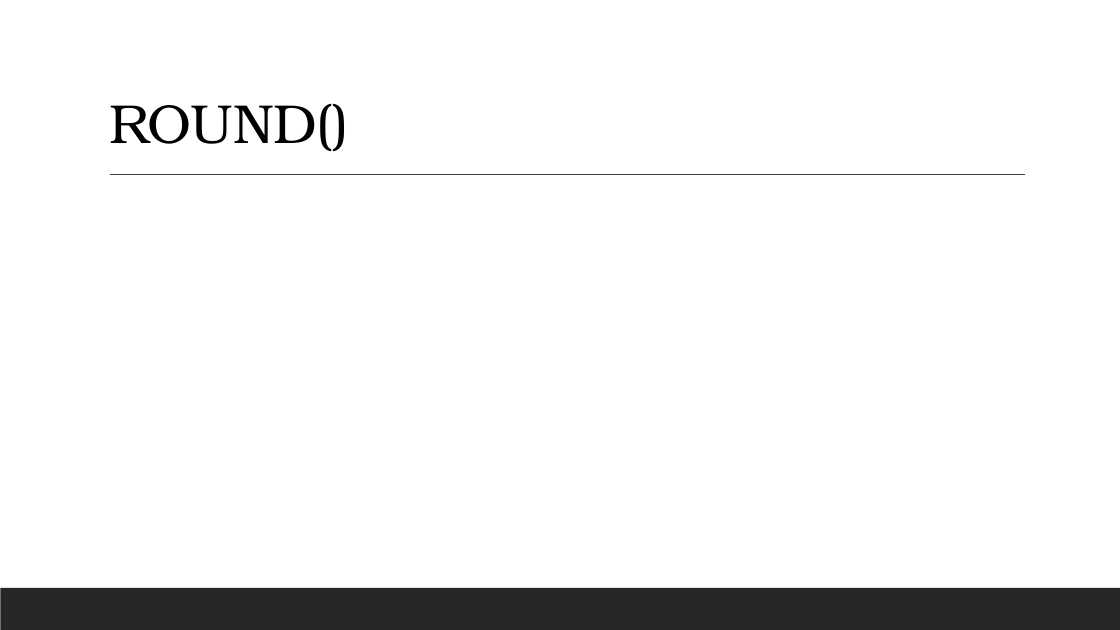
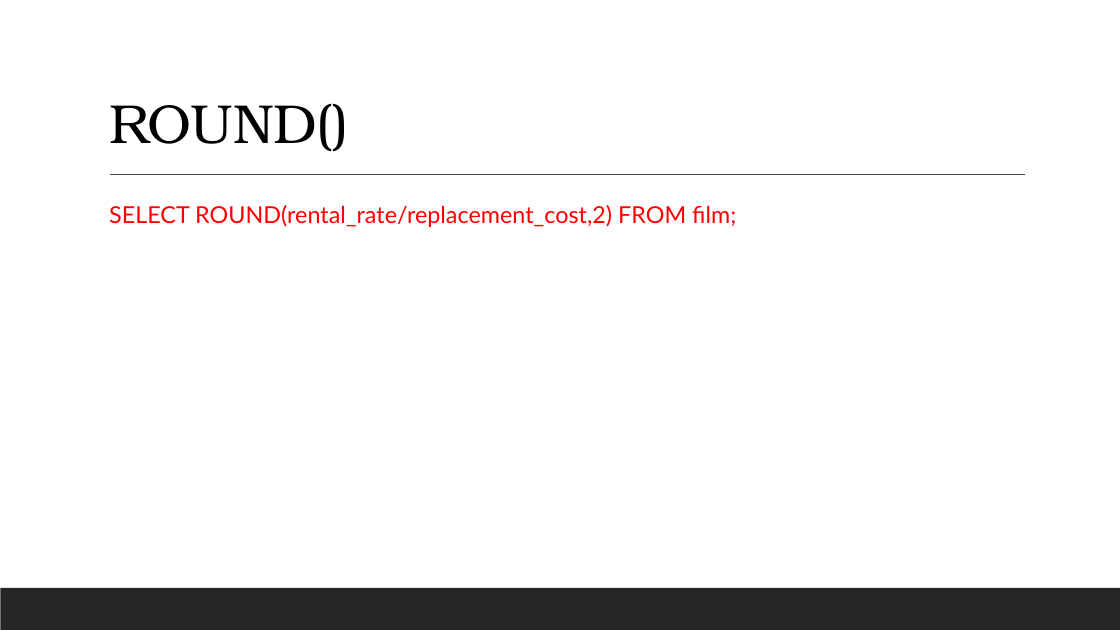
Before and after one commit to jimie2021/12062021-batch-repo, a slide deck: slide 28 of pdfs/w2/D7_.NET_RDBMS-DML.pptx. Drawn at 1120x630 pixels with LibreOffice and Linux fonts; fonts in the diff are those of the drawing. Boxes give left, top, right and bottom in pixels: in the first picture for what was removed or moved away, otherwise in the second. Text is boxed around its words. In the diff, an @@ line names an element or a change of style, - is before the commit and + after.

```diff
--- a/pdfs/w2/D7_.NET_RDBMS-DML.pptx
+++ b/pdfs/w2/D7_.NET_RDBMS-DML.pptx
@@ text added at [109,205,736,227], 20 pt, text #FF0000 @@
+  SELECT ROUND(rental_rate/replacement_cost,2) FROM film;
```
Also in this commit, not shown: 4 other slides changed, 1 other file.
